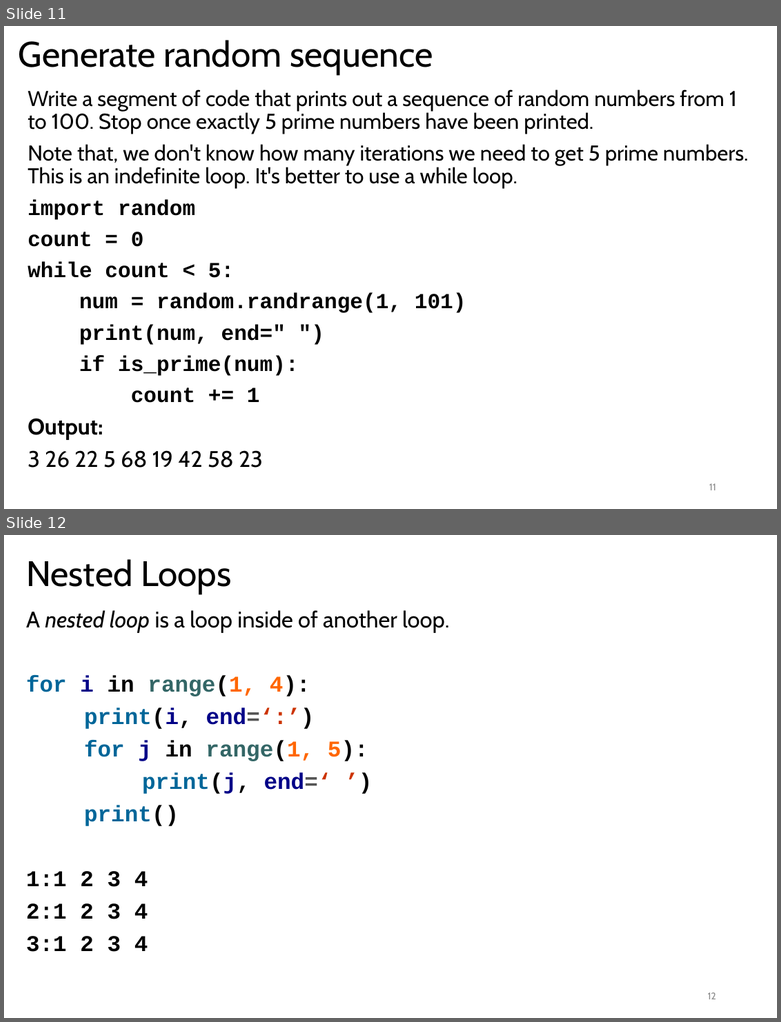
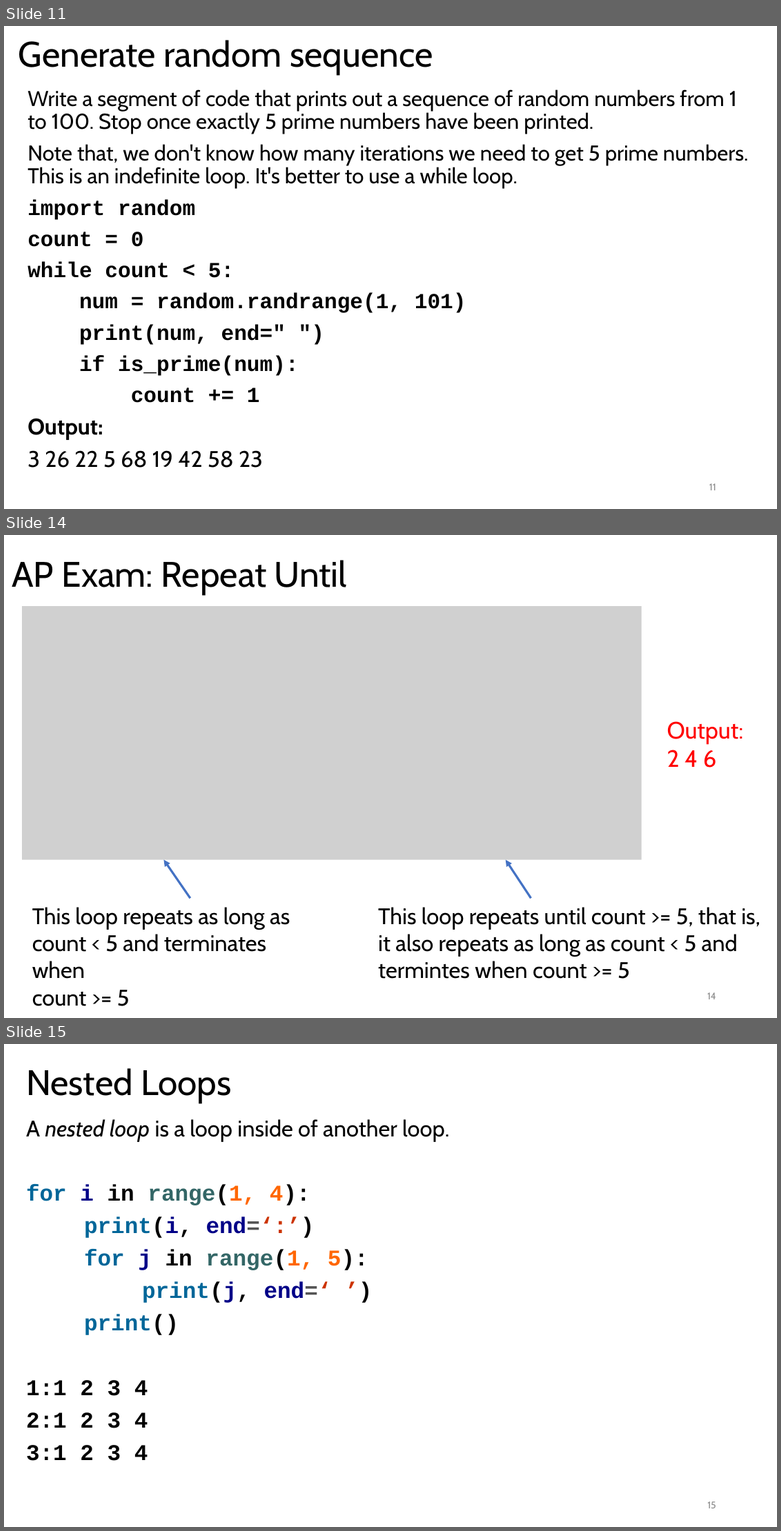
Before and after one commit to LongBaoNguyen/longbaonguyen.github.io, a slide deck: courses/apcsp/lect7.pptx. Shown one above the other, each under a label of ours: slides 11 and 12 before the commit, slides 11, 14 and 15 after it; the slides between them are not shown. The pictures are 781x1022 and 781x1531 pixels, drawn with LibreOffice and Linux fonts; fonts in the diff are those of the drawing; grey boxes stand for pictures. Boxes give left, top, right and bottom in pixels: in the first picture for what was removed or moved away, otherwise in the second. Text is boxed around its words. In the diff, an @@ line names an element or a change of style, - is before the commit and + after.

```diff
--- a/courses/apcsp/lect7.pptx
+++ b/courses/apcsp/lect7.pptx
@@ slide 14 added at box(4, 535, 777, 1018), background #FFFFFF @@
@@ title added at box(12, 560, 347, 594), 33 pt, text #000000 @@
+AP Exam: Repeat Until
@@ picture added at box(22, 606, 641, 859) @@
@@ text added at box(667, 721, 744, 768), 22 pt, text #FF0000 @@
+Output:
+2 4 6
@@ arrow added from (190, 898) to (164, 859), #4472C4 2 pt @@
@@ arrow added from (531, 898) to (506, 859), #4472C4 2 pt @@
@@ text added at box(32, 907, 290, 1006), 21 pt, text #000000 @@
+This loop repeats as long as
+count < 5 and terminates when
+count >= 5
@@ text added at box(378, 907, 760, 979), 21 pt, text #000000 @@
+This loop repeats until count >= 5, that is,
+it also repeats as long as count < 5 and
+termintes when count >= 5
@@ page number added at box(707, 992, 716, 999), 9 pt, text #8C8C8C @@
+14
@@ what was slide 12 is now slide 15 @@
@@ page number at box(707, 1501, 716, 1508): text changed @@
-12
+15
```
Also in this commit, not shown: 1 slide changed, 2 other slides added, 1 other file.
